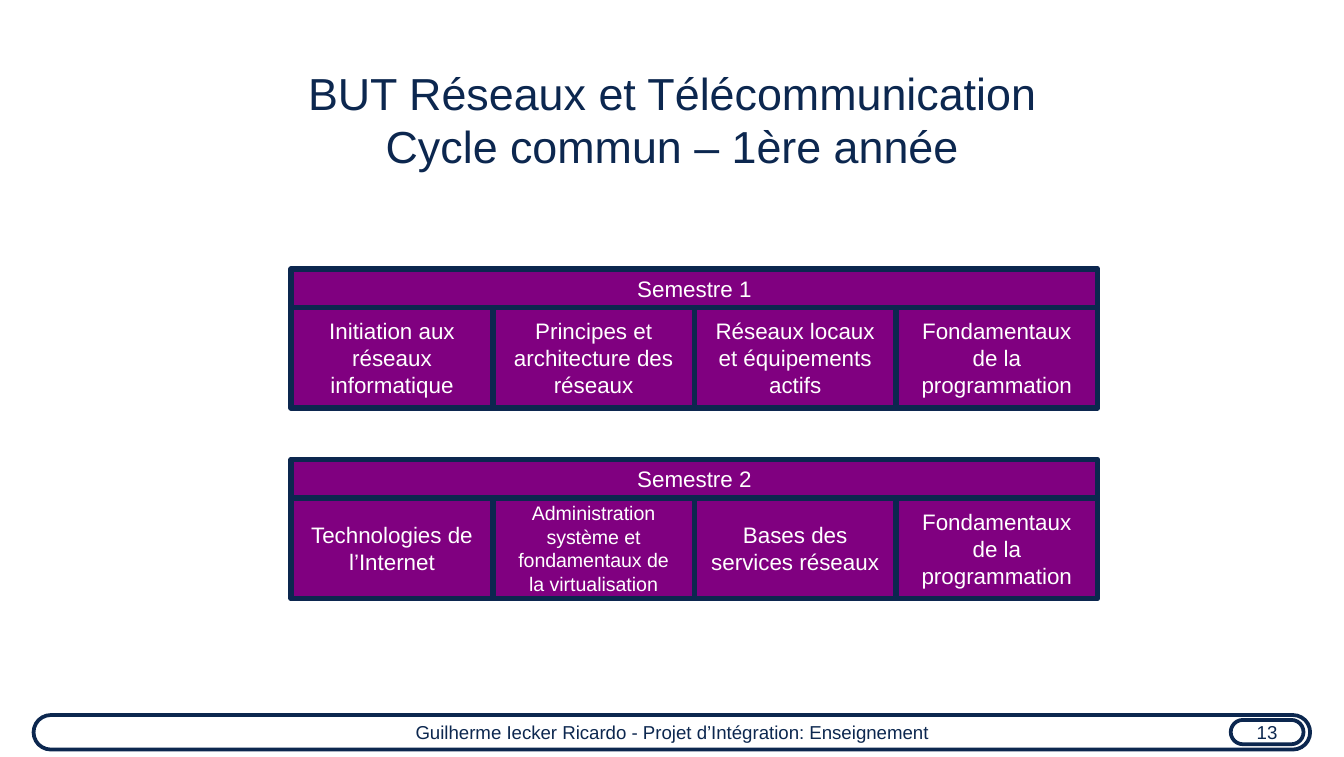
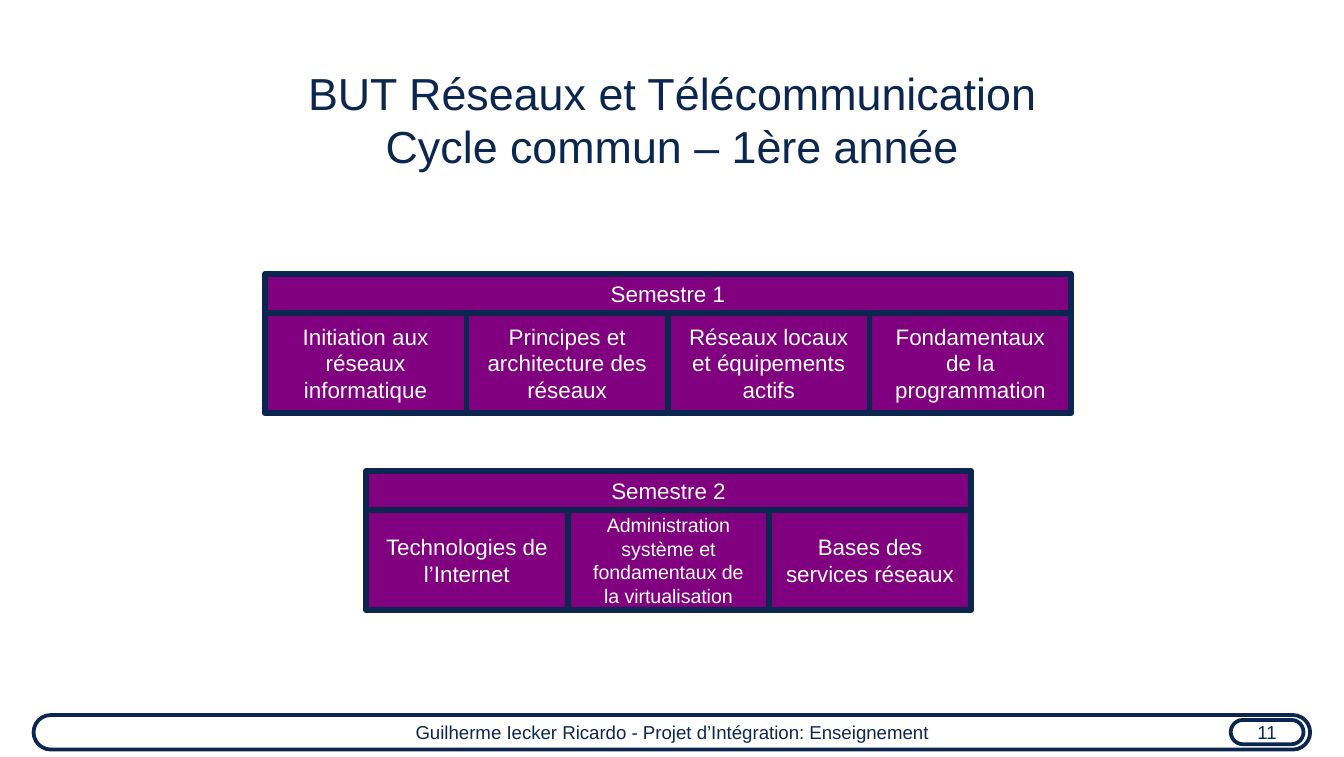
Before and after one commit to guilhermeir/mcf, a slide deck: slide 12 of uca_audition.odp. Drawn at 1344x757 pixels with LibreOffice and Linux fonts; fonts in the diff are those of the drawing. Boxes give left, top, right and bottom in pixels: in the first picture for what was removed or moved away, otherwise in the second. Text is boxed around its words. In the diff, an @@ line names an element or a change of style, - is before the commit and + after.

```diff
--- a/uca_audition.odp
+++ b/uca_audition.odp
@@ 5 rectangles: place and size @@
-5 rectangles at (292,269,1098,409)
+5 rectangles at (265,274,1071,413)
@@ rectangle "Semestre 2": place and size @@
-rectangle "Semestre 2" at (292,460,1098,499)
+rectangle "Semestre 2" at (366,470,970,509)
@@ 3 rectangles: place and size @@
-3 rectangles at (292,497,896,598)
+3 rectangles at (366,509,970,610)
@@ rectangle removed at (896,497,1098,598) @@
-Fondamentaux de la programmation
@@ text in rounded rectangle at (1257,726,1276,744): text changed @@
-13
+11
```
Also in this commit, not shown: 9 other slides changed, 1 other file.
